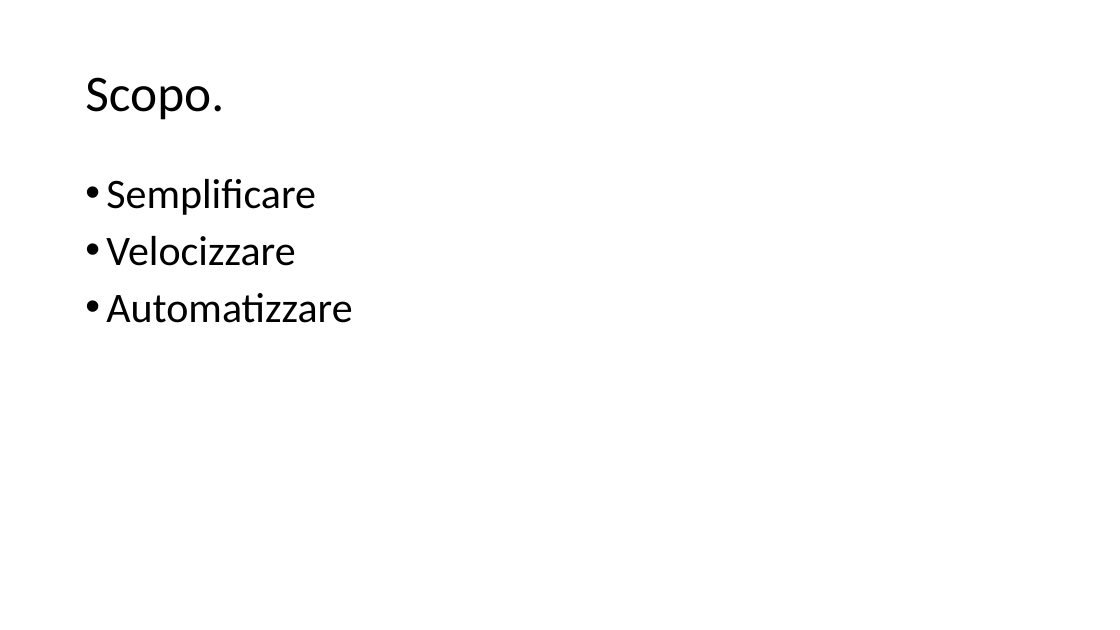
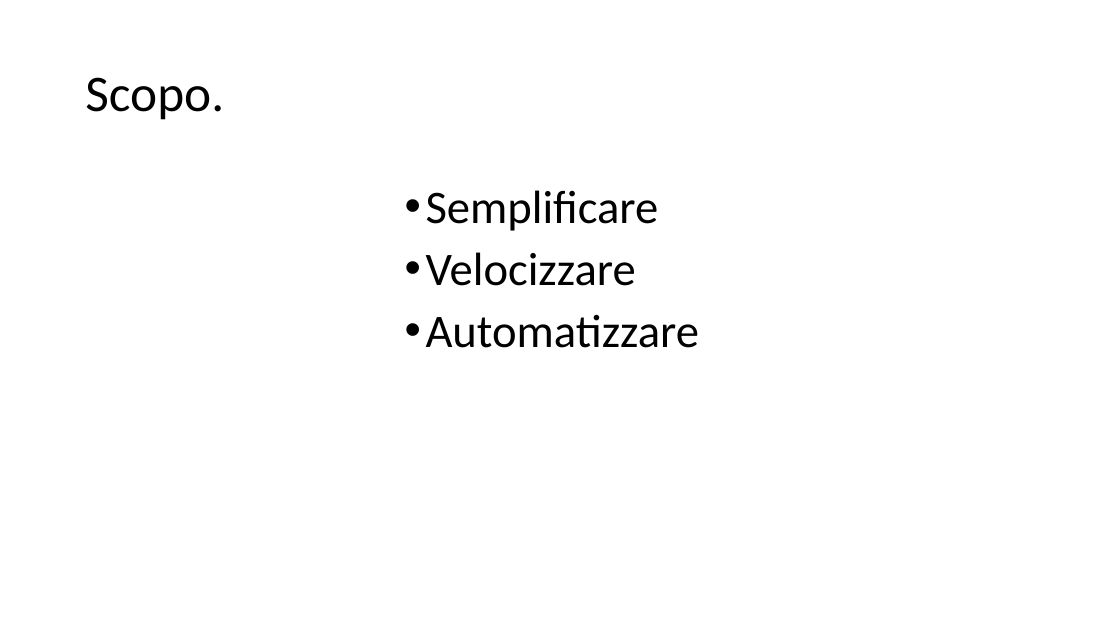
Before and after one commit to filippofinke/Registration-and-data-verification-page, a slide deck: slide 3 of Presentazione/PresentazioneFilippoFinke.pptx (slide 4 before the commit). Drawn at 1120x630 pixels with LibreOffice and Linux fonts; fonts in the diff are those of the drawing. Boxes give left, top, right and bottom in pixels: in the first picture for what was removed or moved away, otherwise in the second. Text is boxed around its words. In the diff, an @@ line names an element or a change of style, - is before the commit and + after.

```diff
--- a/Presentazione/PresentazioneFilippoFinke.pptx
+++ b/Presentazione/PresentazioneFilippoFinke.pptx
@@ text "Semplificare": place and size @@
-text "Semplificare" at [106, 179, 352, 323]
+text "Semplificare" at [426, 190, 699, 348]
@@ text "Semplificare" at [426, 190, 699, 348]: size 36 to 40 pt @@
```
Also in this commit, not shown: 1 other slide changed, 6 slides added, 3 slides removed, 10 other files.
